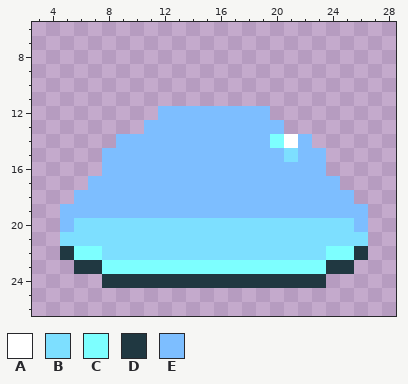
Pixel-art sprite: workfiles/topdownshooter/blob/spr_blob_walk2.png. This is how it looked before the edit.
The file is 32x32 pixels. Shown: x 3..28, y 6..26.
Palette (. is transparent): A #ffffff  B #7ddfff  C #7dffff  D #203841  E #7dbeff
Pixels before, first column x 5:
12 .......EEEEEEEE.......
13 ......EEEEEEEEEE......
14 ....EEEEEEEEEEECAE....
15 ...EEEEEEEEEEEEEBEE...
16 ...EEEEEEEEEEEEEEEE...
17 ..EEEEEEEEEEEEEEEEEE..
18 .EEEEEEEEEEEEEEEEEEEE.
19 EEEEEEEEEEEEEEEEEEEEEE
20 EBBBBBBBBBBBBBBBBBBBBE
21 BBBBBBBBBBBBBBBBBBBBBB
22 DCCBBBBBBBBBBBBBBBBCCD
23 .DDCCCCCCCCCCCCCCCCDD.
24 ...DDDDDDDDDDDDDDDD...
The result:
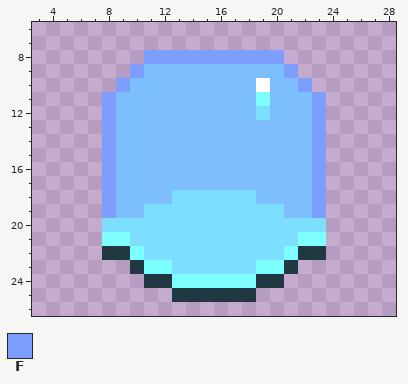
Colours new in this view: F #7d9eff
The commit says: Added blob animation tests
The edit:
Changed rows in their new state; - is an unchanged pixel.
first column x 5:
 8 ------FFFFFFFFFF------
 9 -----FEEEEEEEEEEF-----
10 ----FEEEEEEEEEAEEF----
11 ---FEEEEEEEEEECEEEF---
12 ---FEEE-------BEEEF---
13 ---FEE----------EEF---
14 ---F-----------EE-F---
15 ---F------------E-F---
16 ---F--------------F---
17 --.F--------------F.--
18 -..F----BBBBBB----F..-
19 ...F--BBBBBBBBBB--F...
20 ...----------------...
21 ...CC------------CC...
22 ...DDC----------CDD...
23 -....D--BBBBBB--D....-
24 ---...--CCCCCC--...---
25 --------DDDDDD--------
